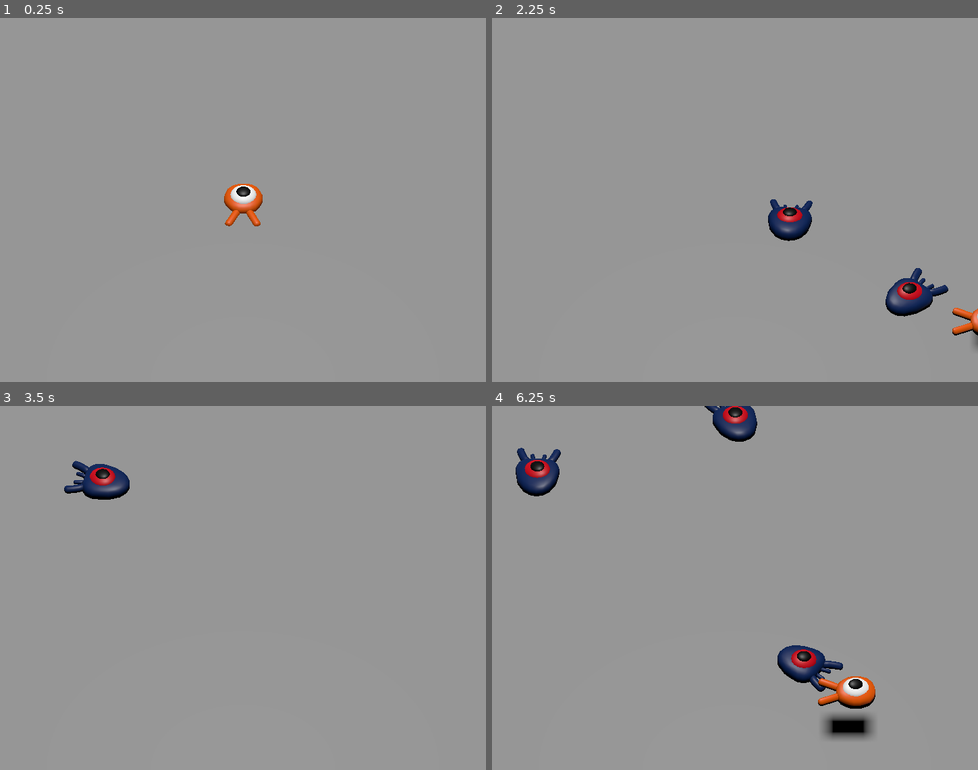
Above: before the commit, frames 1-4 (two rows, left to right).
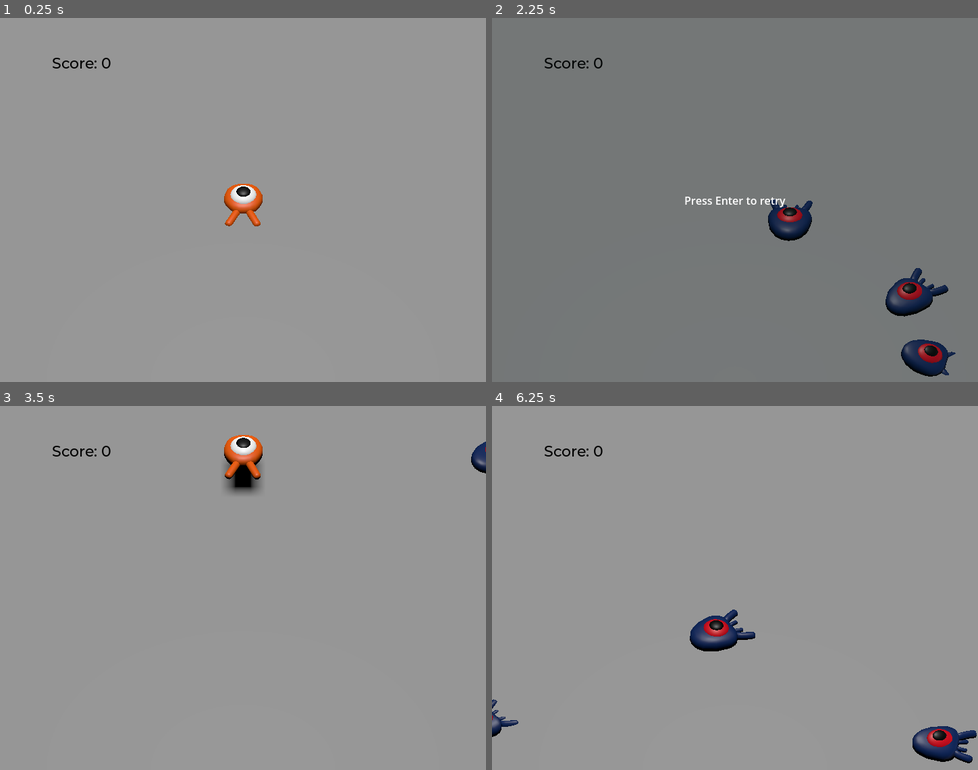
Above: after the commit, the same moments.

Repository: strawnp/hgd-24-25
Game: Godot game, scene res://main.tscn
Two runs of this game, one before a commit and one after it. Both use one fixed random seed, a clock stepped at 60 frames per second and the inputs below.
Inputs:
- Up to frame 1 (0.25 s): no input
- Up to frame 2 (2.25 s): tap Enter (ui_accept) at 0.5, 1.35 s; hold Right (move_right) 0.53-1.28 s; hold Enter (ui_accept) 0.53-1.28 s; tap Space (jump) at 0.77, 1.52 s; hold Down (move_back) 1.28-2.03 s; hold Right (move_right) from 2.03 s (still down); hold Enter (ui_accept) from 2.03 s (still down)
- Up to frame 3 (3.5 s): release Right (move_right) at 2.78 s; release Enter (ui_accept) at 2.78 s; hold Up (move_forward) from 2.78 s (still down); tap Enter (ui_accept) at 2.85 s; tap Space (jump) at 3.02 s
- Up to frame 4 (6.25 s): release Up (move_forward) at 3.53 s; hold Enter (ui_accept) 3.53-4.28 s; hold Left (move_left) 3.53-5.03 s; tap Space (jump) at 3.77, 4.52, 6.02 s; tap Enter (ui_accept) at 4.35, 5.85 s; hold Down (move_back) 5.03-5.78 s; hold Enter (ui_accept) 5.03-5.78 s; hold Right (move_right) from 5.78 s (still down)

The runs differ from the first frame. In frame 1, 0.1% of the frame differs, in the area x 10-23%, y 10-14%; in frame 2, 98%, in the area x 0-100%, y 0-100%; in frame 3, 2.4%; in frame 4, 6.2%.

Commit message:
Update all Godot work

Diff:
--- a/godot/squash_the_creeps/main.gd
+++ b/godot/squash_the_creeps/main.gd
@@ -1,6 +1,9 @@
 extends Node
 
 @export var mob_scene: PackedScene
+
+func _ready():
+	$UserInterface/Retry.hide()
 
 func _on_mob_timer_timeout():
 	var mob = mob_scene.instantiate()
@@ -12,3 +15,13 @@
 	mob.initialize(mob_spawn_location.position, player_position)
 
 	add_child(mob)
+
+	mob.squashed.connect($UserInterface/ScoreLabel._on_mob_squashed.bind())
+
+func _on_player_hit():
+	$MobTimer.stop()
+	$UserInterface/Retry.show()
+
+func _unhandled_input(event):
+	if event.is_action_pressed("ui_accept") and $UserInterface/Retry.visible:
+		get_tree().reload_current_scene()
--- a/godot/squash_the_creeps/main.tscn
+++ b/godot/squash_the_creeps/main.tscn
@@ -1,8 +1,10 @@
-[gd_scene load_steps=9 format=3 uid="uid://r8j1h8bmjp4v"]
+[gd_scene load_steps=12 format=3 uid="uid://r8j1h8bmjp4v"]
 
 [ext_resource type="Script" uid="uid://cnuyjak25uow3" path="res://main.gd" id="1_0xm2m"]
 [ext_resource type="PackedScene" uid="uid://bvjh718pnwqn1" path="res://player.tscn" id="1_ig7tw"]
 [ext_resource type="PackedScene" uid="uid://1omcp7itmqpi" path="res://mob.tscn" id="2_h2yge"]
+[ext_resource type="FontFile" uid="uid://70ykug3kst43" path="res://fonts/Montserrat-Medium.ttf" id="4_lquwl"]
+[ext_resource type="Script" uid="uid://gbuh3squnnqp" path="res://score_label.gd" id="5_7mycd"]
 
 [sub_resource type="BoxShape3D" id="BoxShape3D_7dm0k"]
 size = Vector3(60, 2, 60)
@@ -24,6 +26,10 @@
 }
 point_count = 4
 
+[sub_resource type="Theme" id="Theme_272bh"]
+default_font = ExtResource("4_lquwl")
+default_font_size = 22
+
 [node name="Main" type="Node"]
 script = ExtResource("1_0xm2m")
 mob_scene = ExtResource("2_h2yge")
@@ -44,7 +50,6 @@
 shadow_enabled = true
 
 [node name="Player" parent="." instance=ExtResource("1_ig7tw")]
-collision_mask = 6
 
 [node name="CameraPivot" type="Marker3D" parent="."]
 transform = Transform3D(1, 0, 0, 0, 0.707107, 0.707107, 0, -0.707107, 0.707107, 0, 0, 0)
@@ -76,10 +81,55 @@
 curve = SubResource("Curve3D_lquwl")
 
 [node name="SpawnLocation" type="PathFollow3D" parent="SpawnPath"]
-transform = Transform3D(-0.00522663, 7.64941e-06, -0.999986, 0, 1, 7.64951e-06, 0.999986, 3.99812e-08, -0.00522663, -14.3265, 0.0123444, -15.4319)
+transform = Transform3D(-0.00522794, 7.65162e-06, -0.999986, 4.54747e-13, 1, 7.65172e-06, 0.999986, 4.00023e-08, -0.00522794, -14.3265, 0.0123444, -15.4319)
 
 [node name="MobTimer" type="Timer" parent="."]
 wait_time = 0.5
 autostart = true
 
+[node name="UserInterface" type="Control" parent="."]
+layout_mode = 3
+anchors_preset = 15
+anchor_right = 1.0
+anchor_bottom = 1.0
+grow_horizontal = 2
+grow_vertical = 2
+
+[node name="ScoreLabel" type="Label" parent="UserInterface"]
+layout_mode = 0
+offset_left = 77.0
+offset_top = 53.0
+offset_right = 138.0
+offset_bottom = 102.0
+theme = SubResource("Theme_272bh")
+theme_override_colors/font_color = Color(0, 0, 0, 1)
+text = "Score: 0
+"
+script = ExtResource("5_7mycd")
+
+[node name="Retry" type="ColorRect" parent="UserInterface"]
+layout_mode = 1
+anchors_preset = 15
+anchor_right = 1.0
+anchor_bottom = 1.0
+grow_horizontal = 2
+grow_vertical = 2
+color = Color(0.0313726, 0.0823529, 0.0862745, 0.239216)
+
+[node name="Label" type="Label" parent="UserInterface/Retry"]
+layout_mode = 1
+anchors_preset = 8
+anchor_left = 0.5
+anchor_top = 0.5
+anchor_right = 0.5
+anchor_bottom = 0.5
+offset_left = -75.0
+offset_top = -11.5
+offset_right = 75.0
+offset_bottom = 11.5
+grow_horizontal = 2
+grow_vertical = 2
+text = "Press Enter to retry"
+
+[connection signal="hit" from="Player" to="." method="_on_player_hit"]
 [connection signal="timeout" from="MobTimer" to="." method="_on_mob_timer_timeout"]
--- a/godot/squash_the_creeps/player.gd
+++ b/godot/squash_the_creeps/player.gd
@@ -1,4 +1,6 @@
 extends CharacterBody3D
+
+signal hit
 
 @export var speed = 14
 @export var fall_acceleration = 75
@@ -48,3 +50,10 @@
 
 	velocity = target_velocity
 	move_and_slide()
+
+func die():
+	hit.emit()
+	queue_free()
+
+func _on_mob_detector_body_entered(body):
+	die()
--- a/godot/squash_the_creeps/player.tscn
+++ b/godot/squash_the_creeps/player.tscn
@@ -1,10 +1,14 @@
-[gd_scene load_steps=4 format=3 uid="uid://bvjh718pnwqn1"]
+[gd_scene load_steps=5 format=3 uid="uid://bvjh718pnwqn1"]
 
 [ext_resource type="PackedScene" uid="uid://d0j4vhnyqecgb" path="res://art/player.glb" id="1_4flbx"]
 [ext_resource type="Script" uid="uid://bi1nikl7ptov4" path="res://player.gd" id="1_onrkg"]
 
 [sub_resource type="SphereShape3D" id="SphereShape3D_onrkg"]
 radius = 0.8
+
+[sub_resource type="CylinderShape3D" id="CylinderShape3D_onrkg"]
+height = 0.15
+radius = 1.1
 
 [node name="Player" type="CharacterBody3D"]
 collision_mask = 6
@@ -17,3 +21,14 @@
 [node name="CollisionShape3D" type="CollisionShape3D" parent="."]
 transform = Transform3D(1, 0, 0, 0, 1, 0, 0, 0, 1, 0, 0.813175, 0)
 shape = SubResource("SphereShape3D_onrkg")
+
+[node name="MobDetector" type="Area3D" parent="."]
+collision_layer = 0
+collision_mask = 2
+monitorable = false
+
+[node name="CollisionShape3D" type="CollisionShape3D" parent="MobDetector"]
+transform = Transform3D(1, 0, 0, 0, 1, 0, 0, 0, 1, 0, 0.2, 0)
+shape = SubResource("CylinderShape3D_onrkg")
+
+[connection signal="body_entered" from="MobDetector" to="." method="_on_mob_detector_body_entered"]
--- /dev/null
+++ b/godot/squash_the_creeps/score_label.gd
@@ -0,0 +1,7 @@
+extends Label
+
+var score = 0
+
+func _on_mob_squashed():
+	score += 1
+	text = "Score: %s" % score
Not shown, added: godot/squash_the_creeps/score_label.gd.uid
